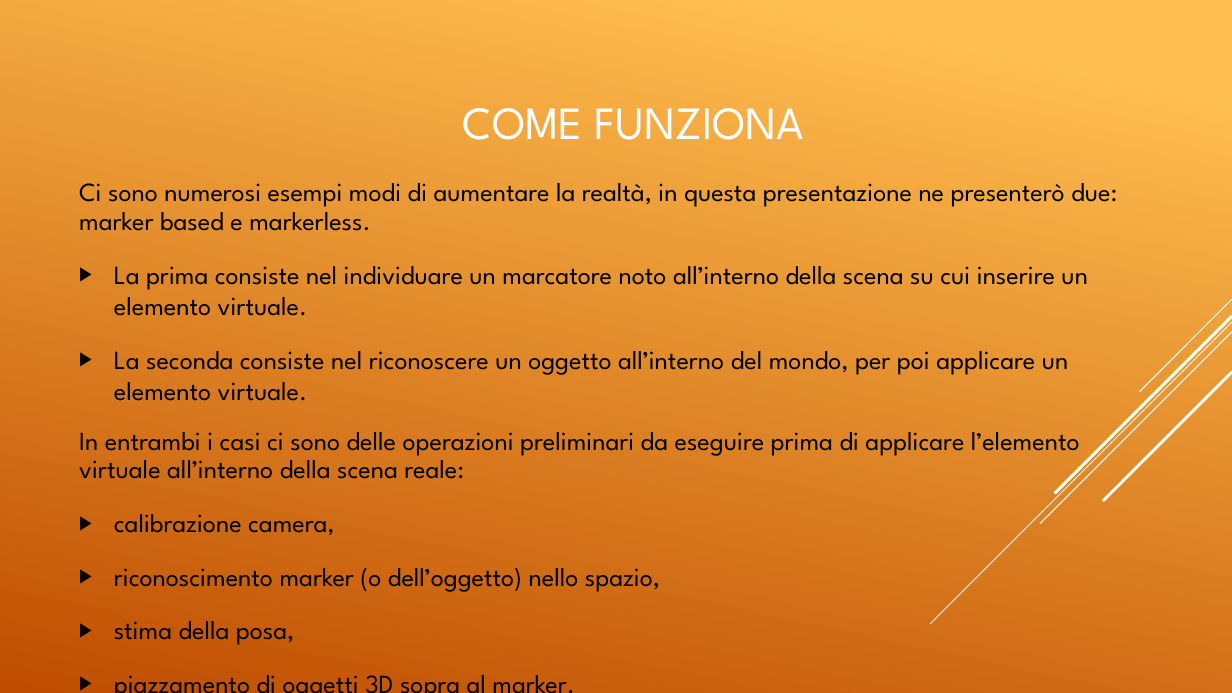
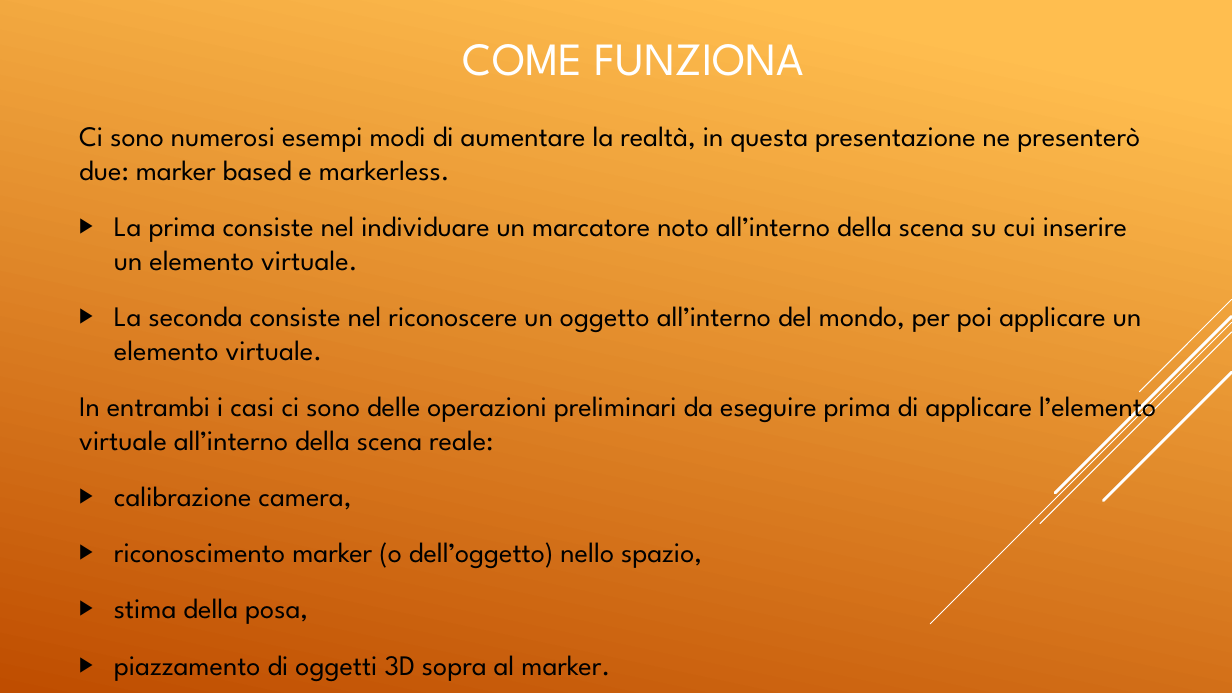
Before and after one commit to elvisdukaj/presentazione, a slide deck: slide 7 of presentazione/Tesina Elvis.pptx. Drawn at 1232x693 pixels with LibreOffice and Linux fonts; fonts in the diff are those of the drawing. Boxes give left, top, right and bottom in pixels: in the first picture for what was removed or moved away, otherwise in the second. Text is boxed around its words. In the diff, an @@ line names an element or a change of style, - is before the commit and + after.

```diff
--- a/presentazione/Tesina Elvis.pptx
+++ b/presentazione/Tesina Elvis.pptx
@@ title "COME FUNZIONA": place and size @@
-title "COME FUNZIONA" at box(463, 108, 805, 140)
+title "COME FUNZIONA" at box(463, 44, 805, 76)
@@ text "Ci sono numerosi esempi modi ...": place and size @@
-text "Ci sono numerosi esempi modi ..." at box(79, 183, 1117, 645)
+text "Ci sono numerosi esempi modi ..." at box(79, 126, 1156, 681)
@@ text "Ci sono numerosi esempi modi ..." at box(79, 126, 1156, 681): size 20.4 to 22 pt; line spacing 0.9 to 1 @@
```
Also in this commit, not shown: 26 other slides changed.
